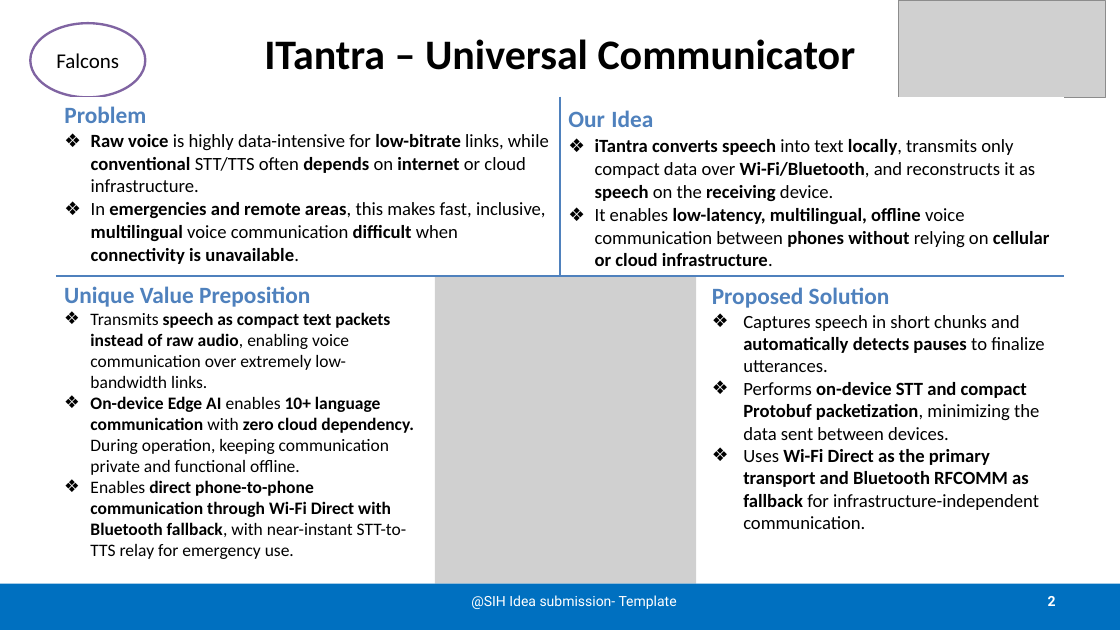
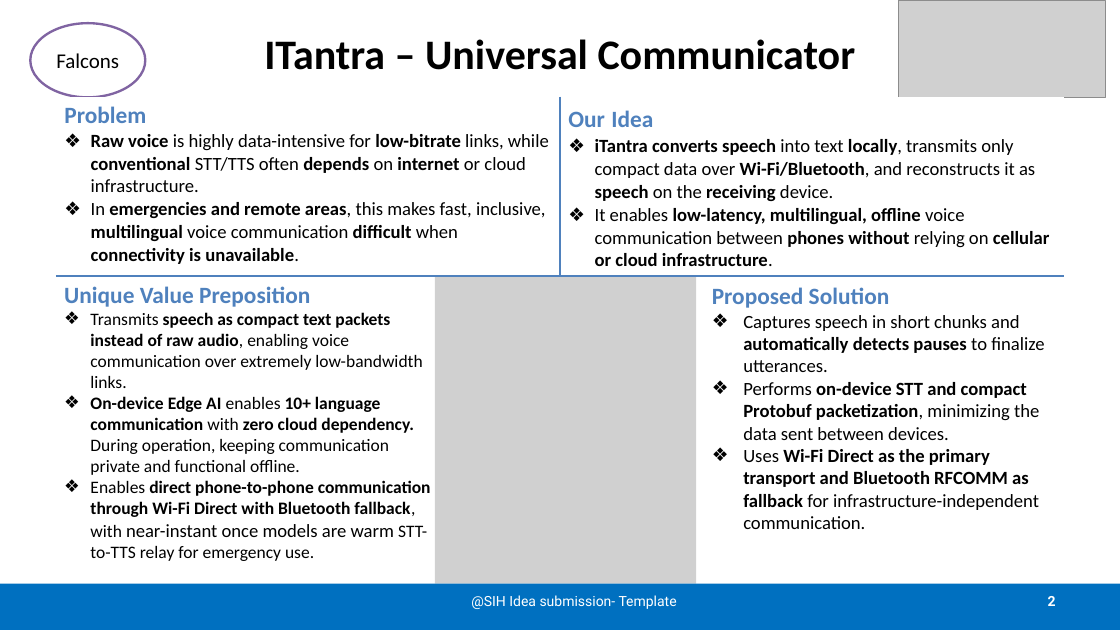
Before and after one commit to Precise-Goals/iTantra-Communication-Ecosystem, a slide deck: slide 2 of Falcons_SIH26173_iTantra.pptx. Drawn at 1120x630 pixels with LibreOffice and Linux fonts; fonts in the diff are those of the drawing; grey boxes stand for pictures. Boxes give left, top, right and bottom in pixels: in the first picture for what was removed or moved away, otherwise in the second. Text is boxed around its words. In the diff, an @@ line names an element or a change of style, - is before the commit and + after.

```diff
--- a/Falcons_SIH26173_iTantra.pptx
+++ b/Falcons_SIH26173_iTantra.pptx
@@ text at (90, 480, 431, 561): text changed; bold off @@
-❖ Enables direct phone-to-phone communication through Wi-Fi Direct with Bluetooth fallback, with near-instant STT-to-TTS relay for emergency use.
+❖ Enables direct phone-to-phone communication through Wi-Fi Direct with Bluetooth fallback, with near-instant once models are warm STT-to-TTS relay for emergency use.
```
Also in this commit, not shown: 1 other slide changed, 1 other file.
